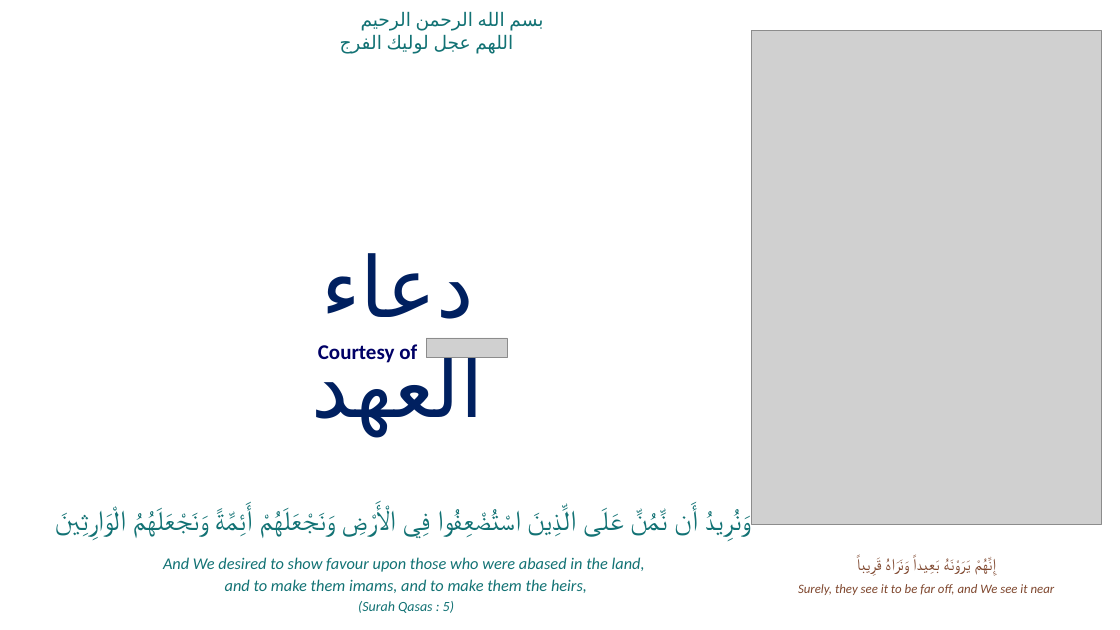
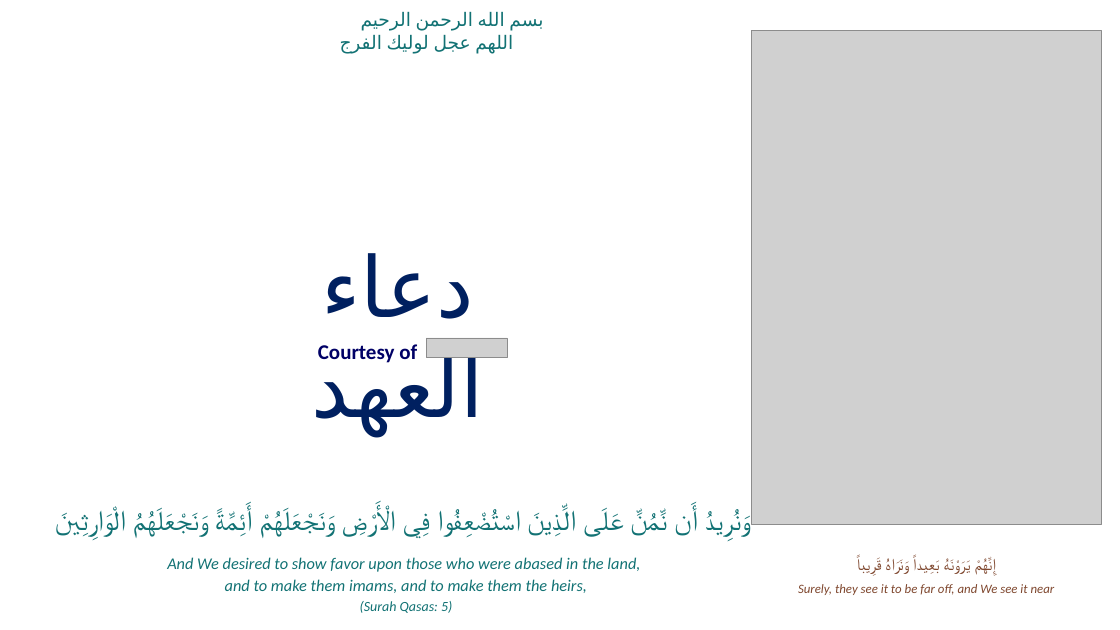
Before and after one commit to GhayurH/Slides, a slide deck: slide 1 of PPTs/Dua Ahad.pptx. Drawn at 1120x630 pixels with LibreOffice and Linux fonts; fonts in the diff are those of the drawing; grey boxes stand for pictures. Boxes give left, top, right and bottom in pixels: in the first picture for what was removed or moved away, otherwise in the second. Text is boxed around its words. In the diff, an @@ line names an element or a change of style, - is before the commit and + after.

```diff
--- a/PPTs/Dua Ahad.pptx
+++ b/PPTs/Dua Ahad.pptx
@@ text at (x1=167, y1=557, x2=640, y2=572): text changed @@
-And We desired to show favour upon those who were abased in the land,
+And We desired to show favor upon those who were abased in the land,
@@ text at (x1=360, y1=601, x2=452, y2=613): spaces changed @@
-(Surah Qasas : 5)
+(Surah Qasas: 5)
```
Also in this commit, not shown: 27 other files.
